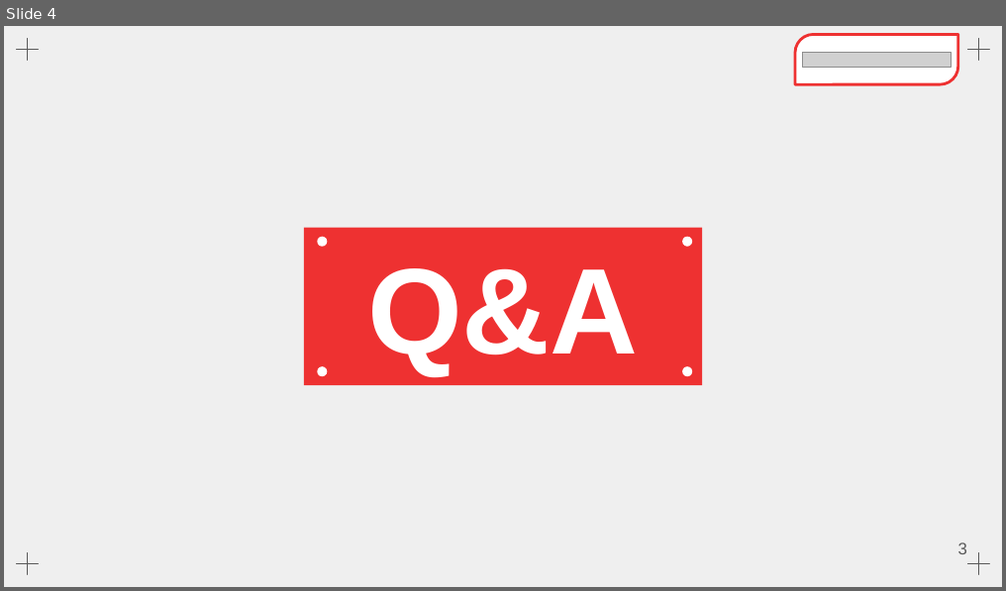
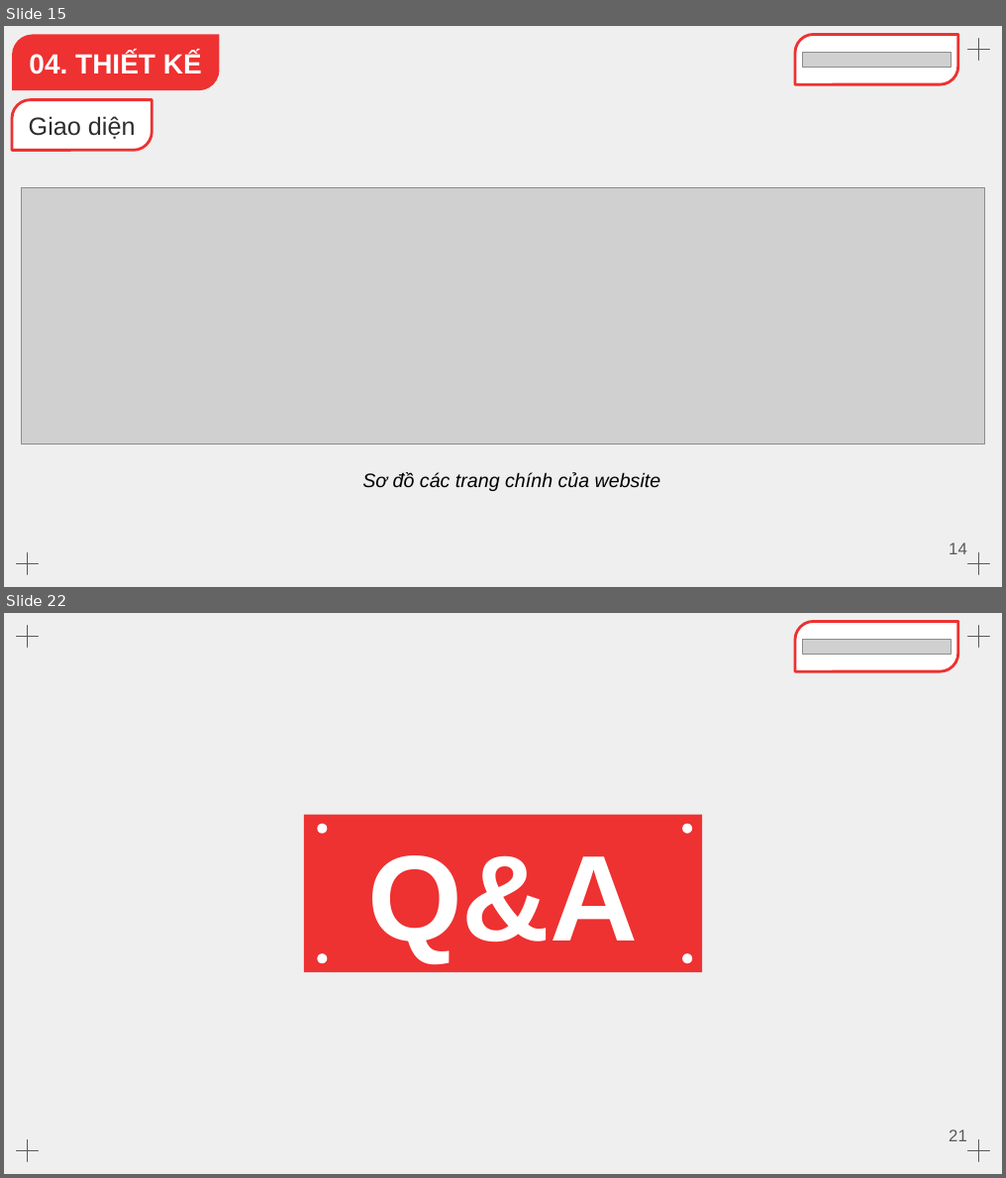
Before and after one commit to Dat22540003/e-commerce, a slide deck: report/report_group_3.pptx. Shown one above the other, each under a label of ours: slide 4 before the commit, slides 15 and 22 after it; the slides between them are not shown. The pictures are 1006x591 and 1006x1178 pixels, drawn with LibreOffice and Linux fonts; fonts in the diff are those of the drawing; grey boxes stand for pictures. Boxes give left, top, right and bottom in pixels: in the first picture for what was removed or moved away, otherwise in the second. Text is boxed around its words. In the diff, an @@ line names an element or a change of style, - is before the commit and + after.

```diff
--- a/report/report_group_3.pptx
+++ b/report/report_group_3.pptx
@@ slide 15 added at [4,26,1002,587], background #EFEFEF; not listed: 4 template elements that a slide beside it also shows @@
@@ round diag rect added at [12,34,220,90], fill #EE3131, 20 pt, text #FFFFFF, bold @@
+    04. THIẾT KẾ
@@ round diag rect added at [795,34,959,83], fill #FFFFFF, outline #EE3131 2 pt @@
@@ picture added at [802,52,951,67] @@
@@ round diag rect added at [12,100,152,150], fill #FFFFFF, outline #EE3131 2 pt, 18 pt, text #2C2C2C @@
+    Giao diện
@@ picture added at [21,187,984,444] @@
@@ text added at [362,472,661,491], 14 pt, text #000000, italic @@
+Sơ đồ các trang chính của website
@@ page number added at [948,543,967,555], 12 pt, text #595959 @@
+14
@@ what was slide 4 is now slide 22 @@
@@ page number at [948,1130,967,1142]: text changed @@
-3
+21
```
Also in this commit, not shown: 1 slide changed, 19 other slides added, 2 slides removed, 7 other files.
